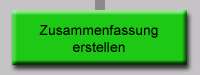
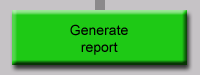
Revision of a layered 200 × 75 image; what changed, layer by layer:
renamed "Zusammenfassung erstellen" to "Generate report", painted on it over [39,24,158,55]
